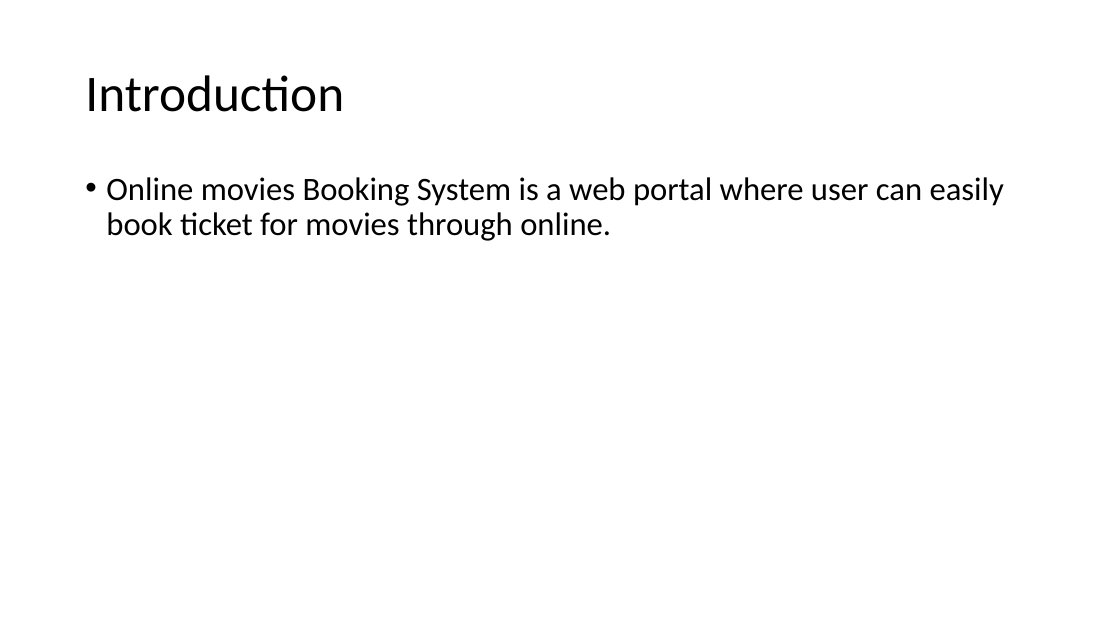
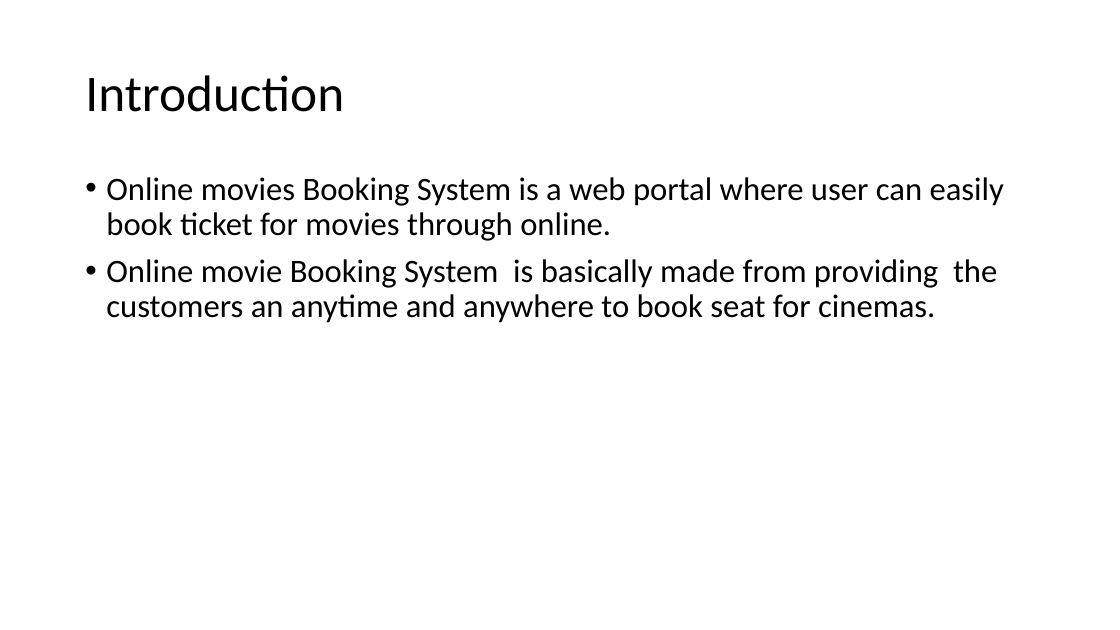
Before and after one commit to ashishpokhrel123/MoviesBookingSystem, a slide deck: slide 2 of Final Report/Online Movies Booking System.pptx. Drawn at 1120x630 pixels with LibreOffice and Linux fonts; fonts in the diff are those of the drawing. Boxes give left, top, right and bottom in pixels: in the first picture for what was removed or moved away, otherwise in the second. Text is boxed around its words. In the diff, an @@ line names an element or a change of style, - is before the commit and + after.

Commit message:
Movies update and footer design

```diff
--- a/Final Report/Online Movies Booking System.pptx
+++ b/Final Report/Online Movies Booking System.pptx
@@ text at (106,259,997,323): paragraph added @@
+• Online movie Booking System is basically made from providing the customers an anytime and anywhere to book seat for cinemas.
```
Also in this commit, not shown: 1 other slide changed, 26 other files.
